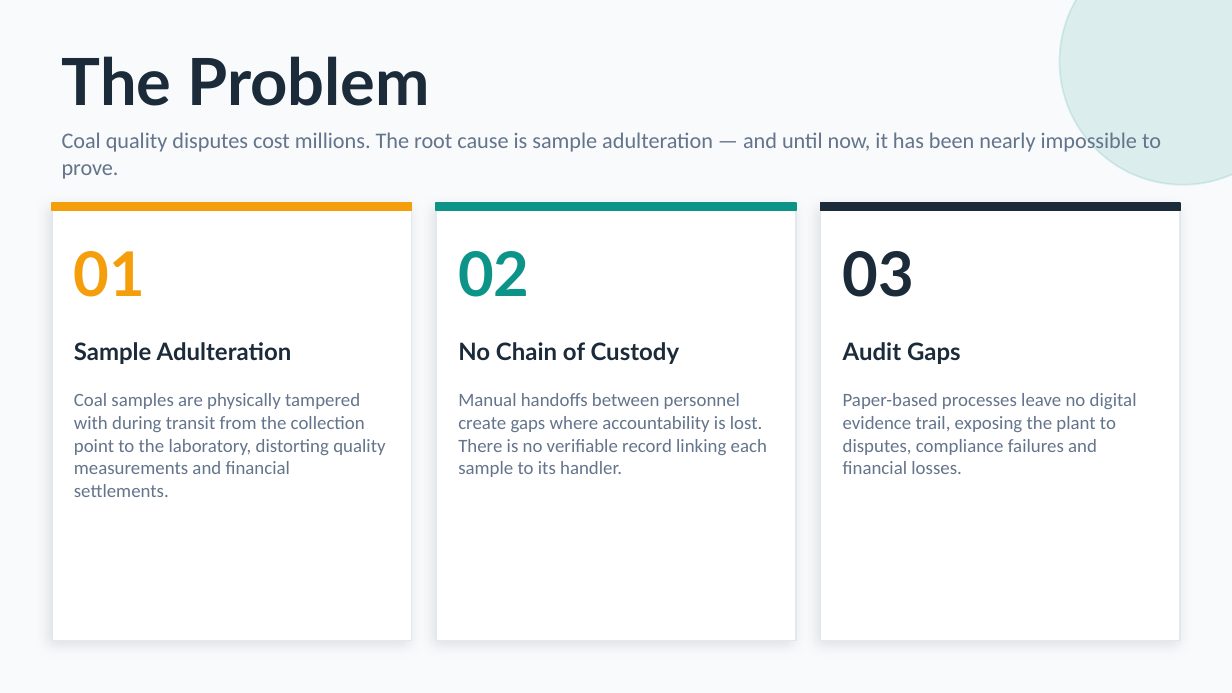
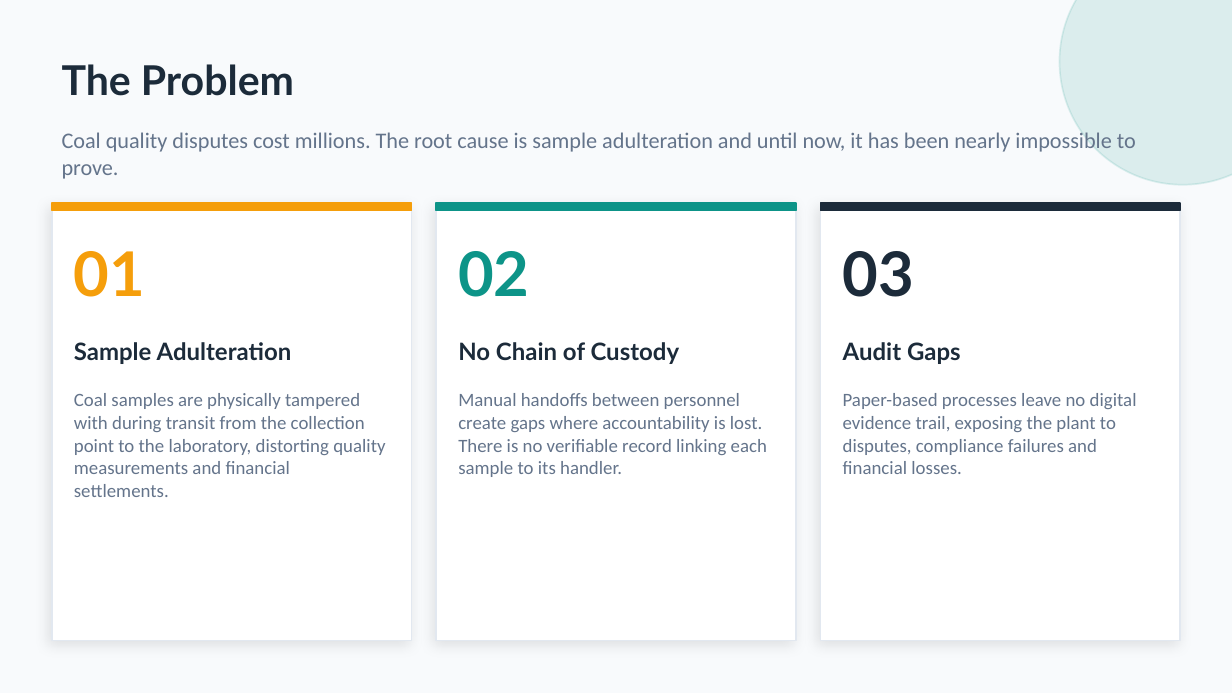
Before and after one commit to sudhansusekhar98/csaas, a slide deck: slide 2 of CSAAS_Presentation.pptx. Drawn at 1232x693 pixels with LibreOffice and Linux fonts; fonts in the diff are those of the drawing. Boxes give left, top, right and bottom in pixels: in the first picture for what was removed or moved away, otherwise in the second. Text is boxed around its words. In the diff, an @@ line names an element or a change of style, - is before the commit and + after.

```diff
--- a/CSAAS_Presentation.pptx
+++ b/CSAAS_Presentation.pptx
@@ text "The Problem" at <box>62,64,294,96</box>: size 38 to 24 pt @@
@@ text at <box>62,129,1136,179</box>: text changed @@
-Coal quality disputes cost millions. The root cause is sample adulteration — and until now, it has been nearly impossible to prove.
+Coal quality disputes cost millions. The root cause is sample adulteration and until now, it has been nearly impossible to prove.
```
Also in this commit, not shown: 6 other slides changed, 7 slides added, 1 slide removed, 4 other files.
